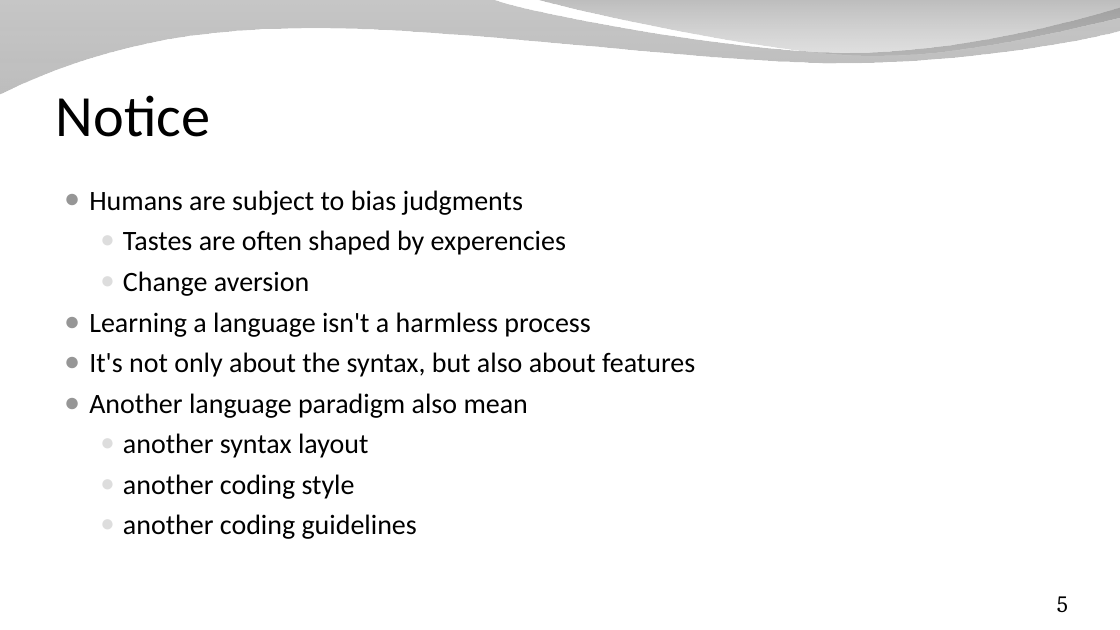
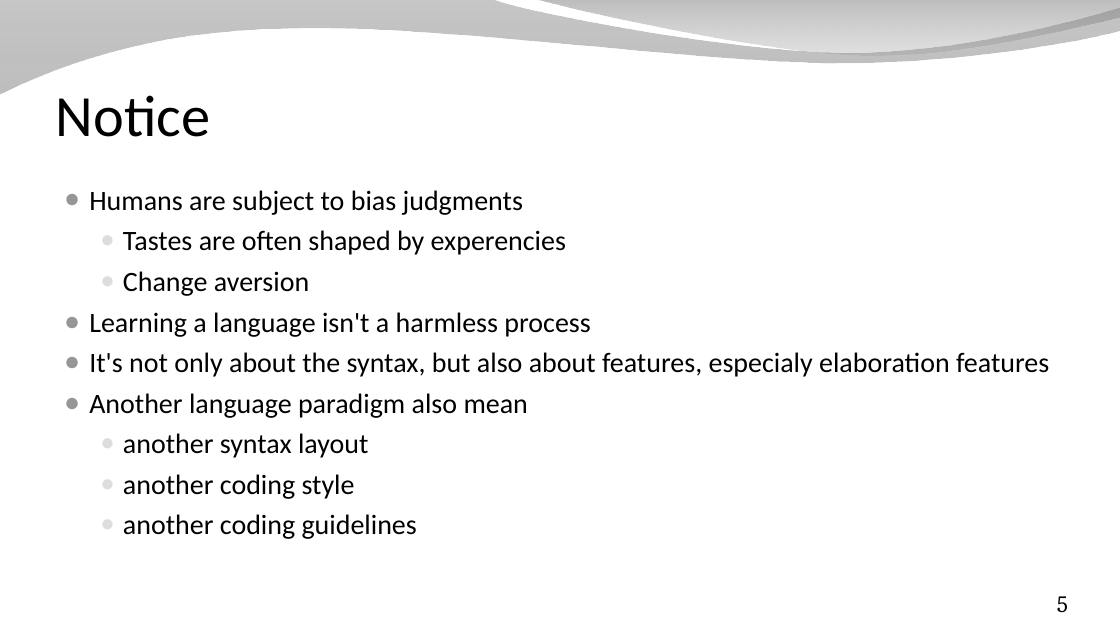
Before and after one commit to SpinalHDL/SpinalDoc, a slide deck: slide 5 of presentation/en/workshop/taste.odp. Drawn at 1120x630 pixels with LibreOffice and Linux fonts; fonts in the diff are those of the drawing; background and template pictures are left out. Boxes give left, top, right and bottom in pixels: in the first picture for what was removed or moved away, otherwise in the second. Text is boxed around its words. In the diff, an @@ line names an element or a change of style, - is before the commit and + after.

```diff
--- a/presentation/en/workshop/taste.odp
+++ b/presentation/en/workshop/taste.odp
@@ text at [89,352,1049,377]: text changed @@
-● It's not only about the syntax, but also about features
+● It's not only about the syntax, but also about features, especialy elaboration features
```
Also in this commit, not shown: 8 other slides changed, 7 other files.
